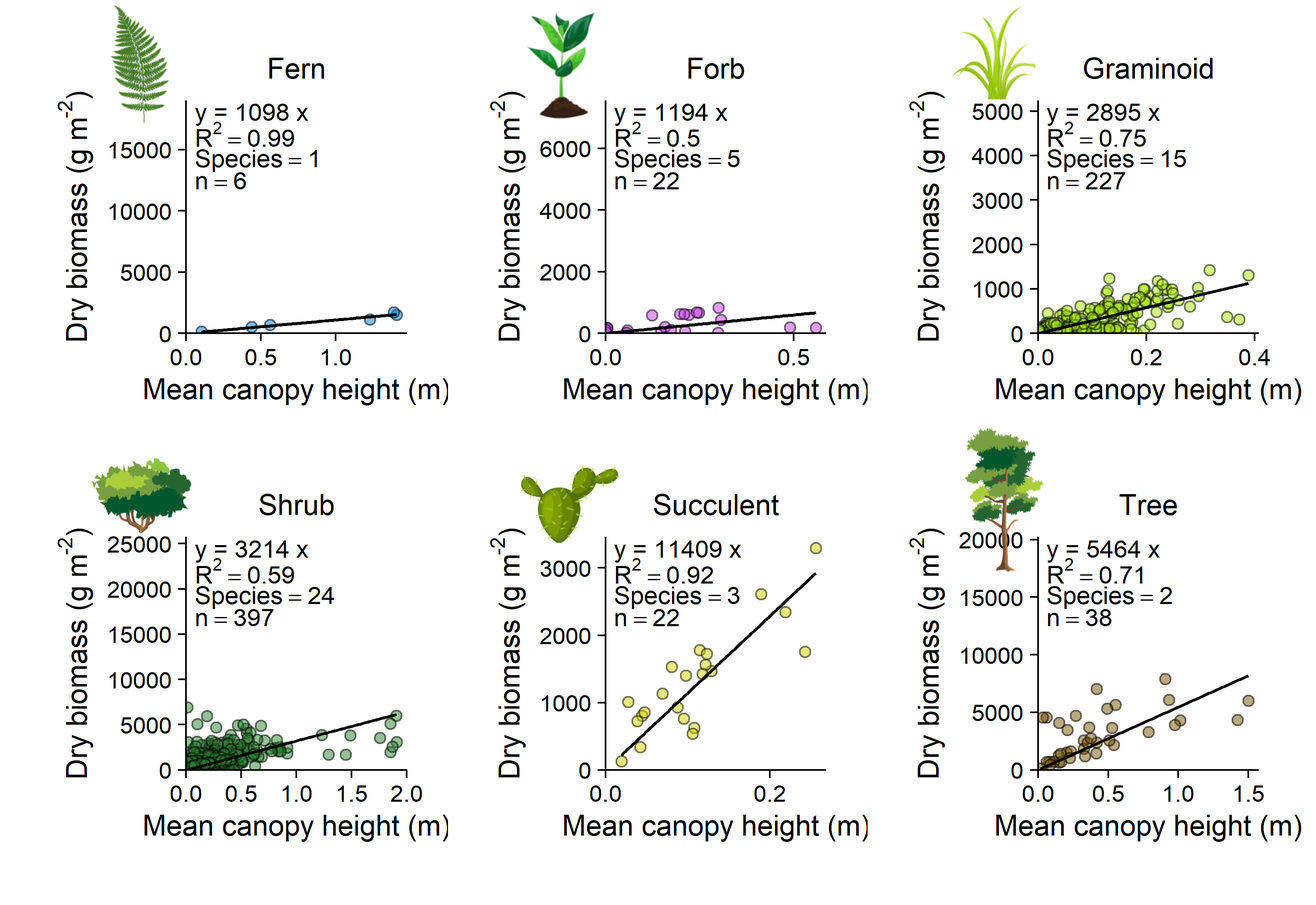
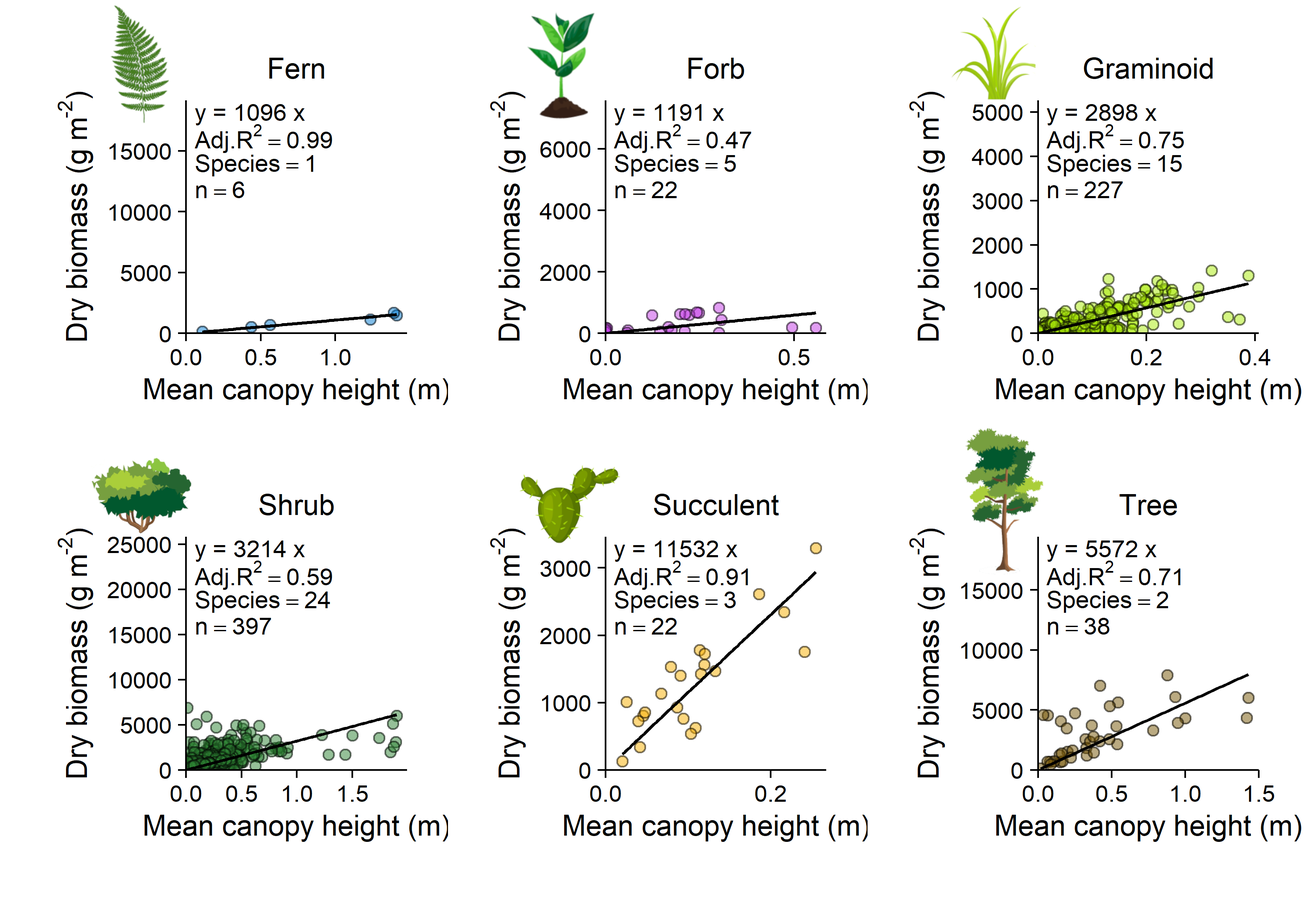
Layers edited between the first and the second 1316 x 905 image:
painted on "Figure 2 (from R).png #1" over [107,103,1275,802]
